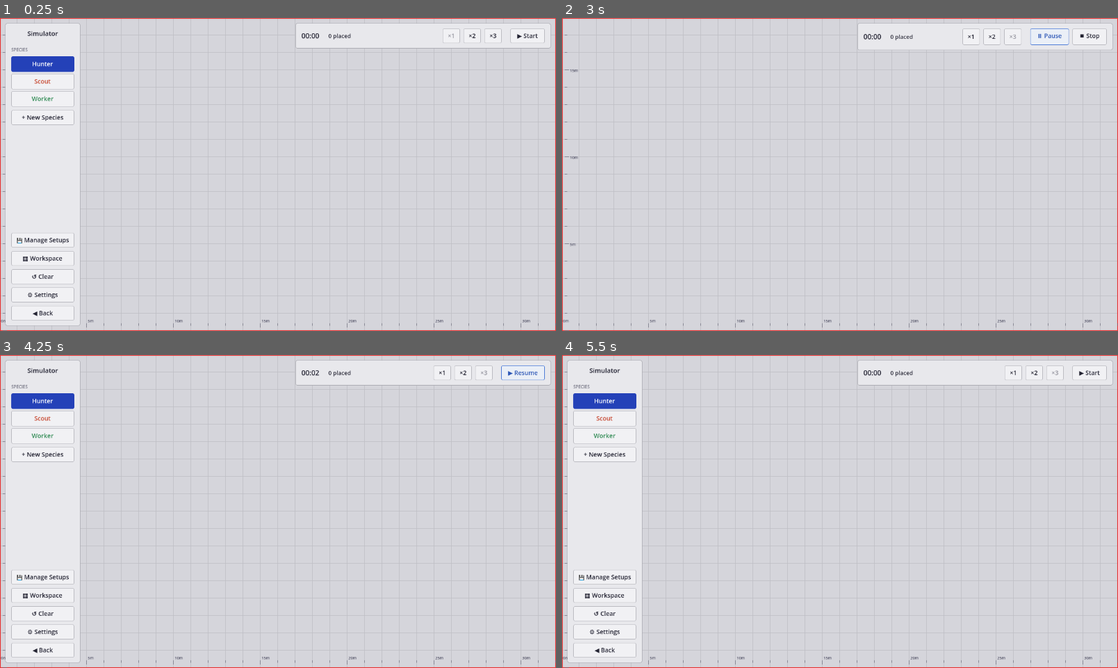
Above: before the commit, frames 1-4 (two rows, left to right).
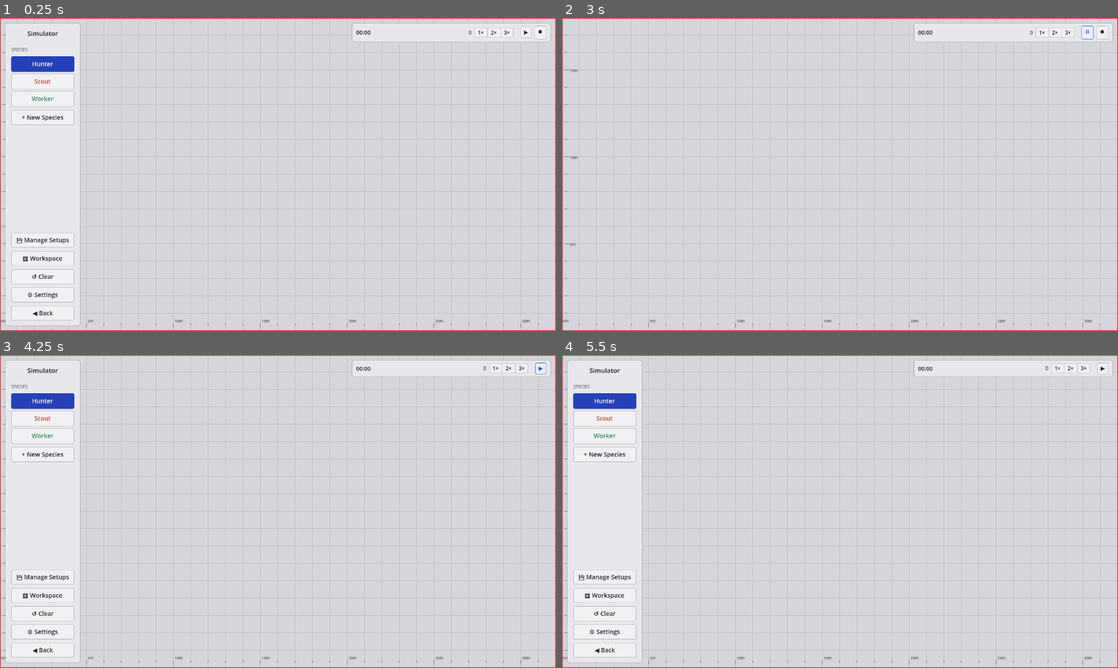
Above: after the commit, the same moments.

Repository: GMU-ASRC/astro-swarm
Game: Godot game, scene res://levels/Arena.tscn
Two runs of this game, one before a commit and one after it. Both use one fixed random seed, a clock stepped at 60 frames per second and the inputs below. This scene is started directly instead of the project's main scene.
Inputs:
- Up to frame 1 (0.25 s): no input
- Up to frame 2 (3 s): click "×2" (after the commit: "2×") at 0.5 s; click "×1" (after the commit: "1×") at 1.25 s; click "×3" (after the commit: "3×") at 2 s; click "▶ Start" (after the commit: "▶") at 2.75 s
- Up to frame 3 (4.25 s): click "⏸ Pause" (after the commit: "⏸") at 3.5 s
- Up to frame 4 (5.5 s): click "▶ Resume" (after the commit: "▶") at 4.25 s; click "⏹ Stop" (after the commit: "⏹") at 5 s

The runs differ from the first frame. In frame 1, 0.5% of the frame differs, in the area x 53-99%, y 1-10%; in frame 2, 0.7%, in the area x 53-99%, y 1-11%; in frame 3, 0.6%; in frame 4, 0.6%.
Error after the commit: Invalid access to property or key 'pressed' on a base object of type 'null instance'. (res://ui/hud/TopBar.gd:22)

Commit message:
Made time controls compact with segmented speed buttons

Diff:
--- a/ui/hud/TopBar.gd
+++ b/ui/hud/TopBar.gd
@@ -48,7 +48,7 @@
 	if _export_mode:
 		return
 
-	count_label.text = "%d placed" % get_tree().get_nodes_in_group("robots").size()
+	count_label.text = "%d" % get_tree().get_nodes_in_group("robots").size()
 	if get_tree().paused != _last_paused or SimulationManager.has_started != _last_started:
 		_last_paused  = get_tree().paused
 		_last_started = SimulationManager.has_started
@@ -77,12 +77,12 @@
 
 func _refresh_play_text():
 	stop_btn.visible = SimulationManager.has_started and not get_tree().paused
-	if not SimulationManager.has_started:
-		play_btn.text = " ▶ Start "
-	elif get_tree().paused:
-		play_btn.text = " ▶ Resume "
+	if not SimulationManager.has_started or get_tree().paused:
+		play_btn.text = "▶"
+		play_btn.tooltip_text = "Start" if not SimulationManager.has_started else "Resume"
 	else:
-		play_btn.text = " ⏸ Pause "
+		play_btn.text = "⏸"
+		play_btn.tooltip_text = "Pause"
 
 func _fmt(t: float) -> String:
 	var m := int(t) / 60
--- a/ui/hud/TopBar.tscn
+++ b/ui/hud/TopBar.tscn
@@ -2,6 +2,106 @@
 
 [ext_resource type="Script" path="res://ui/hud/TopBar.gd" id="1_tb"]
 [ext_resource type="Theme" path="res://ui/MainTheme.tres" id="2_theme"]
+
+[sub_resource type="StyleBoxFlat" id="StyleBoxFlat_panel_compact"]
+content_margin_left = 10.0
+content_margin_top = 6.0
+content_margin_right = 10.0
+content_margin_bottom = 6.0
+bg_color = Color(0.91, 0.91, 0.925, 1)
+border_width_left = 1
+border_width_top = 1
+border_width_right = 1
+border_width_bottom = 1
+border_color = Color(0.667, 0.667, 0.694, 1)
+corner_radius_top_left = 4
+corner_radius_top_right = 4
+corner_radius_bottom_right = 4
+corner_radius_bottom_left = 4
+
+[sub_resource type="StyleBoxFlat" id="StyleBoxFlat_icon_btn"]
+content_margin_left = 8.0
+content_margin_top = 4.0
+content_margin_right = 8.0
+content_margin_bottom = 4.0
+bg_color = Color(0.945, 0.945, 0.957, 1)
+border_width_left = 1
+border_width_top = 1
+border_width_right = 1
+border_width_bottom = 1
+border_color = Color(0.722, 0.722, 0.745, 1)
+corner_radius_top_left = 3
+corner_radius_top_right = 3
+corner_radius_bottom_right = 3
+corner_radius_bottom_left = 3
+
+[sub_resource type="StyleBoxFlat" id="StyleBoxFlat_icon_btn_hover"]
+content_margin_left = 8.0
+content_margin_top = 4.0
+content_margin_right = 8.0
+content_margin_bottom = 4.0
+bg_color = Color(0.918, 0.937, 0.969, 1)
+border_width_left = 1
+border_width_top = 1
+border_width_right = 1
+border_width_bottom = 1
+border_color = Color(0.251, 0.447, 0.835, 1)
+corner_radius_top_left = 3
+corner_radius_top_right = 3
+corner_radius_bottom_right = 3
+corner_radius_bottom_left = 3
+
+[sub_resource type="StyleBoxFlat" id="StyleBoxFlat_seg_left"]
+content_margin_left = 8.0
+content_margin_top = 3.0
+content_margin_right = 8.0
+content_margin_bottom = 3.0
+bg_color = Color(0.945, 0.945, 0.957, 1)
+border_width_left = 1
+border_width_top = 1
+border_width_right = 0
+border_width_bottom = 1
+border_color = Color(0.722, 0.722, 0.745, 1)
+corner_radius_top_left = 3
+corner_radius_bottom_left = 3
+
+[sub_resource type="StyleBoxFlat" id="StyleBoxFlat_seg_mid"]
+content_margin_left = 8.0
+content_margin_top = 3.0
+content_margin_right = 8.0
+content_margin_bottom = 3.0
+bg_color = Color(0.945, 0.945, 0.957, 1)
+border_width_left = 1
+border_width_top = 1
+border_width_right = 0
+border_width_bottom = 1
+border_color = Color(0.722, 0.722, 0.745, 1)
+
+[sub_resource type="StyleBoxFlat" id="StyleBoxFlat_seg_right"]
+content_margin_left = 8.0
+content_margin_top = 3.0
+content_margin_right = 8.0
+content_margin_bottom = 3.0
+bg_color = Color(0.945, 0.945, 0.957, 1)
+border_width_left = 1
+border_width_top = 1
+border_width_right = 1
+border_width_bottom = 1
+border_color = Color(0.722, 0.722, 0.745, 1)
+corner_radius_top_right = 3
+corner_radius_bottom_right = 3
+
+[sub_resource type="StyleBoxFlat" id="StyleBoxFlat_seg_active"]
+content_margin_left = 8.0
+content_margin_top = 3.0
+content_margin_right = 8.0
+content_margin_bottom = 3.0
+bg_color = Color(0.176, 0.341, 0.714, 1)
+border_width_left = 1
+border_width_top = 1
+border_width_right = 1
+border_width_bottom = 1
+border_color = Color(0.118, 0.247, 0.58, 1)
 
 [node name="TopBar" type="CanvasLayer"]
 layer = 5
@@ -10,22 +110,23 @@
 
 [node name="Panel" type="PanelContainer" parent="."]
 theme = ExtResource("2_theme")
+theme_override_styles/panel = SubResource("StyleBoxFlat_panel_compact")
 anchor_left = 1.0
 anchor_right = 1.0
-offset_left = -600.0
+offset_left = -470.0
 offset_top = 12.0
 offset_right = -12.0
-offset_bottom = 56.0
+offset_bottom = 50.0
 grow_horizontal = 0
 
 [node name="HBox" type="HBoxContainer" parent="Panel"]
 layout_mode = 2
-theme_override_constants/separation = 8
+theme_override_constants/separation = 6
 
 [node name="TimeLabel" type="Label" parent="Panel/HBox"]
 layout_mode = 2
 size_flags_vertical = 4
-theme_override_font_sizes/font_size = 16
+theme_override_font_sizes/font_size = 13
 theme_override_colors/font_color = Color(0.118, 0.118, 0.180, 1.0)
 text = "00:00"
 
@@ -44,33 +145,70 @@
 layout_mode = 2
 size_flags_horizontal = 3
 size_flags_vertical = 4
+theme_override_font_sizes/font_size = 12
+theme_override_colors/font_color = Color(0.32, 0.32, 0.4, 1.0)
+text = "0"
+horizontal_alignment = 2
+
+[node name="SpeedBox" type="HBoxContainer" parent="Panel/HBox"]
+layout_mode = 2
+size_flags_vertical = 4
+theme_override_constants/separation = 0
+
+[node name="Speed1x" type="Button" parent="Panel/HBox/SpeedBox"]
+layout_mode = 2
+focus_mode = 0
+theme_override_font_sizes/font_size = 12
+theme_override_colors/font_disabled_color = Color(1, 1, 1, 1)
+theme_override_styles/normal = SubResource("StyleBoxFlat_seg_left")
+theme_override_styles/hover = SubResource("StyleBoxFlat_seg_left")
+theme_override_styles/pressed = SubResource("StyleBoxFlat_seg_left")
+theme_override_styles/disabled = SubResource("StyleBoxFlat_seg_active")
+text = "1×"
+
+[node name="Speed2x" type="Button" parent="Panel/HBox/SpeedBox"]
+layout_mode = 2
+focus_mode = 0
+theme_override_font_sizes/font_size = 12
+theme_override_colors/font_disabled_color = Color(1, 1, 1, 1)
+theme_override_styles/normal = SubResource("StyleBoxFlat_seg_mid")
+theme_override_styles/hover = SubResource("StyleBoxFlat_seg_mid")
+theme_override_styles/pressed = SubResource("StyleBoxFlat_seg_mid")
+theme_override_styles/disabled = SubResource("StyleBoxFlat_seg_active")
+text = "2×"
+
+[node name="Speed3x" type="Button" parent="Panel/HBox/SpeedBox"]
+layout_mode = 2
+focus_mode = 0
+theme_override_font_sizes/font_size = 12
+theme_override_colors/font_disabled_color = Color(1, 1, 1, 1)
+theme_override_styles/normal = SubResource("StyleBoxFlat_seg_right")
+theme_override_styles/hover = SubResource("StyleBoxFlat_seg_right")
+theme_override_styles/pressed = SubResource("StyleBoxFlat_seg_right")
+theme_override_styles/disabled = SubResource("StyleBoxFlat_seg_active")
+text = "3×"
+
+[node name="VSep2" type="VSeparator" parent="Panel/HBox"]
+layout_mode = 2
+
+[node name="PlayButton" type="Button" parent="Panel/HBox"]
+layout_mode = 2
+size_flags_vertical = 4
+focus_mode = 0
 theme_override_font_sizes/font_size = 13
-text = "0 placed"
-
-[node name="Speed1x" type="Button" parent="Panel/HBox"]
-layout_mode = 2
-focus_mode = 0
-text = "×1"
-
-[node name="Speed2x" type="Button" parent="Panel/HBox"]
-layout_mode = 2
-focus_mode = 0
-text = "×2"
-
-[node name="Speed3x" type="Button" parent="Panel/HBox"]
-layout_mode = 2
-focus_mode = 0
-text = "×3"
-
-[node name="VSep2" type="VSeparator" parent="Panel/HBox"]
-layout_mode = 2
-
-[node name="PlayButton" type="Button" parent="Panel/HBox"]
-layout_mode = 2
-focus_mode = 0
-text = " ▶ Start "
+theme_override_styles/normal = SubResource("StyleBoxFlat_icon_btn")
+theme_override_styles/hover = SubResource("StyleBoxFlat_icon_btn_hover")
+theme_override_styles/pressed = SubResource("StyleBoxFlat_icon_btn_hover")
+text = "▶"
+tooltip_text = "Start / Pause"
 
 [node name="StopButton" type="Button" parent="Panel/HBox"]
 layout_mode = 2
-focus_mode = 0
-text = " ⏹ Stop "
+size_flags_vertical = 4
+focus_mode = 0
+theme_override_font_sizes/font_size = 13
+theme_override_styles/normal = SubResource("StyleBoxFlat_icon_btn")
+theme_override_styles/hover = SubResource("StyleBoxFlat_icon_btn_hover")
+theme_override_styles/pressed = SubResource("StyleBoxFlat_icon_btn_hover")
+text = "⏹"
+tooltip_text = "Stop"
